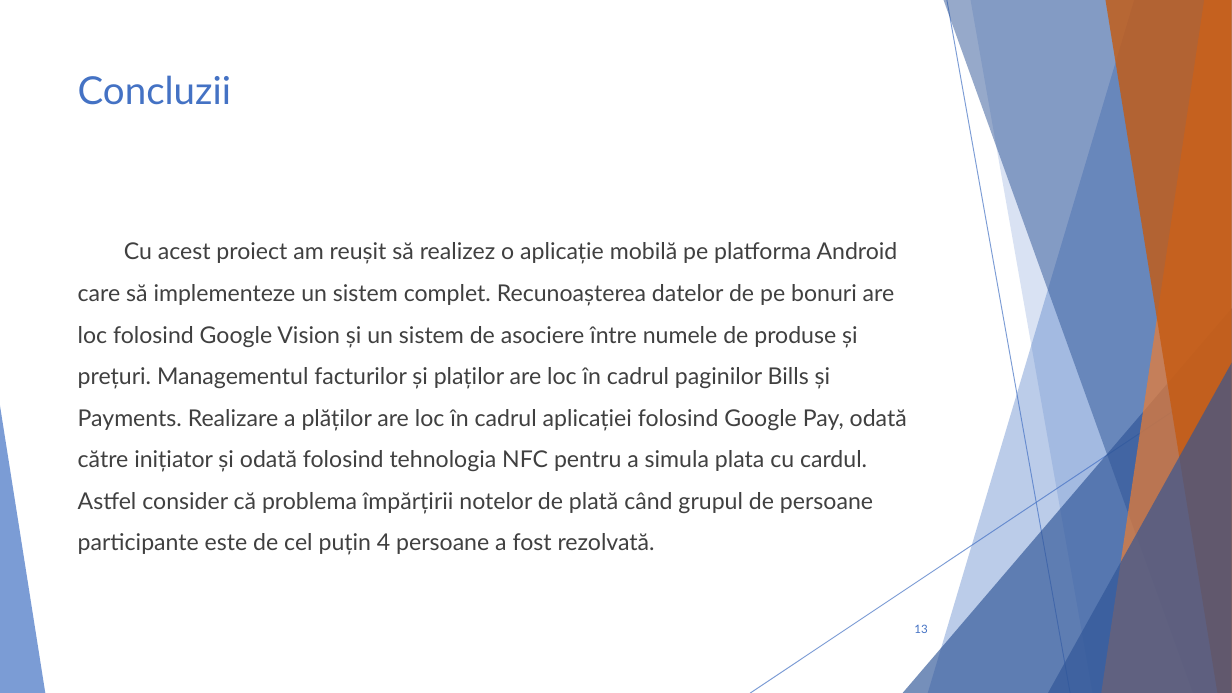
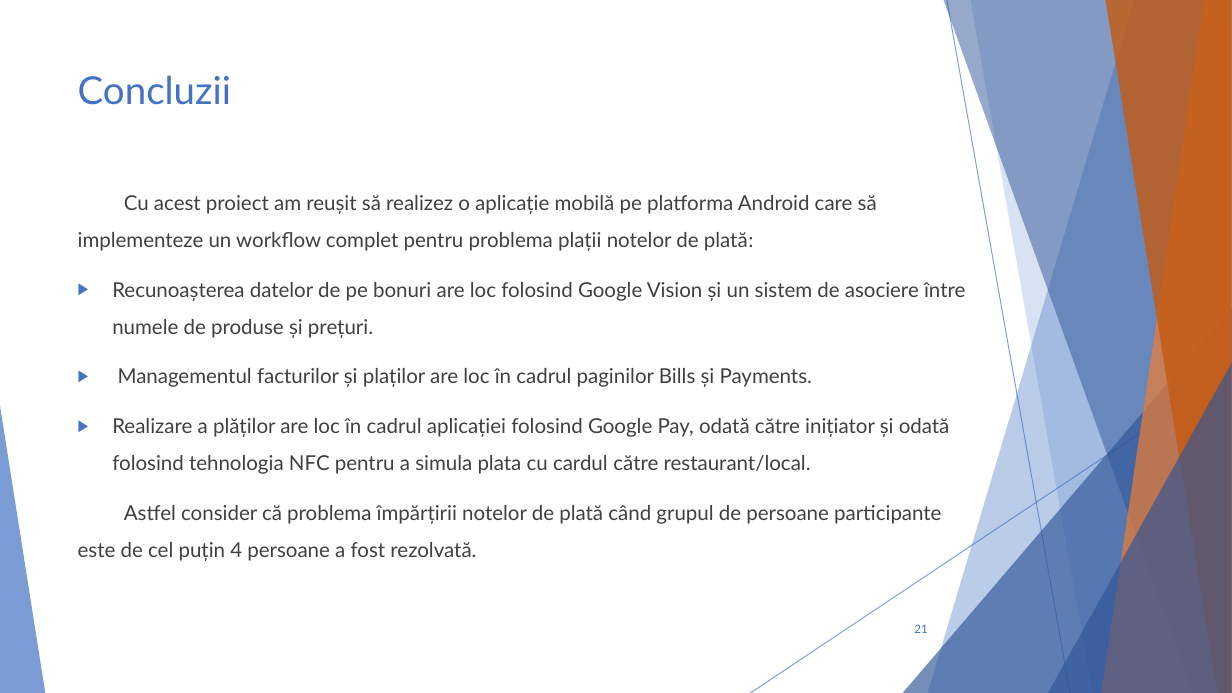
Before and after one commit to cristi-cosulianu/Licenta, a slide deck: slide 21 of Prezentare licenta.pptx (slide 13 before the commit). Drawn at 1232x693 pixels with LibreOffice and Linux fonts; fonts in the diff are those of the drawing. Boxes give left, top, right and bottom in pixels: in the first picture for what was removed or moved away, otherwise in the second. Text is boxed around its words. In the diff, an @@ line names an element or a change of style, - is before the commit and + after.

```diff
--- a/Prezentare licenta.pptx
+++ b/Prezentare licenta.pptx
@@ text at (x1=78, y1=195, x2=965, y2=561): text changed; size 18 to 16 pt @@
-Cu acest proiect am reușit să realizez o aplicație mobilă pe platforma Android care să implementeze un sistem complet. Recunoașterea datelor de pe bonuri are loc folosind Google Vision și un sistem de asociere între numele de produse și prețuri. Managementul facturilor și plaților are loc în cadrul paginilor Bills și Payments. Realizare a plăților are loc în cadrul aplicației folosind Google Pay, odată către inițiator și odată folosind tehnologia NFC pentru a simula plata cu cardul. Astfel consider că problema împărțirii notelor de plată când grupul de persoane participante este de cel puțin 4 persoane a fost rezolvată.
+Cu acest proiect am reușit să realizez o aplicație mobilă pe platforma Android care să implementeze un workflow complet pentru problema plații notelor de plată:
+▶ Recunoașterea datelor de pe bonuri are loc folosind Google Vision și un sistem de asociere între numele de produse și prețuri.
+▶ Managementul facturilor și plaților are loc în cadrul paginilor Bills și Payments.
+▶ Realizare a plăților are loc în cadrul aplicației folosind Google Pay, odată către inițiator și odată folosind tehnologia NFC pentru a simula plata cu cardul către restaurant/local.
+Astfel consider că problema împărțirii notelor de plată când grupul de persoane participante este de cel puțin 4 persoane a fost rezolvată.
@@ page number at (x1=914, y1=624, x2=927, y2=633): text changed @@
-13
+21
```
Also in this commit, not shown: 11 other slides changed, 8 slides added, 6 other files.
